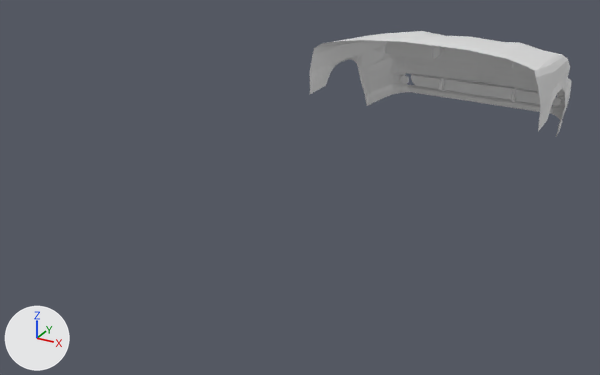
Before and after pictures for a commit that changed the Blender file volvo850r.blend.
The view is the same before and after, from a camera (50 mm lens) standing at (3.96, -9.02, 3.46) and looking at (-0.65, -0.64, -0.73). Arrows for +X, +Y and +Z are at lower left; the lights stay in place. The first picture is the older version.
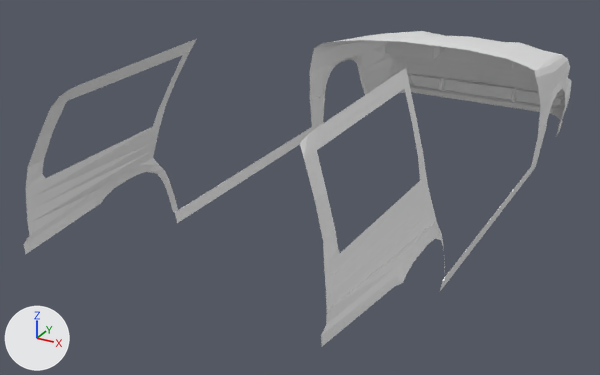
What differs and where, as boxes [x1, y1, x2, y2] in the pictures (600 x 375 px):
'Plane', reshaped (109% wider, 198% taller)
    before: [310, 31, 572, 136]
    after: [23, 31, 572, 346]
part 1 of me_plane_001, built on
    before: [318, 66, 548, 125]
    after: [23, 39, 548, 346]

The edits, one by one:
me_plane_001 is used by ob_plane; location (0.0, 3.286, 0.0).
me_plane_001 had 416 vertices, 315 faces and spanned x -1.71..0.0, y -1.74..1.36, z -0.99..0.55.
me_plane_001 now has 534 vertices, 405 faces and spans x -1.72..0.0, y -7.57..1.36, z -0.99..1.37.
Part 1, on me_plane_001:
6 faces are deleted.
2 vertices move from x -1.71, y -1.19..-1.16, z -0.28 to x -1.71, y -1.18..-1.15, z -0.28.
118 vertices are added at x -1.72..-1.11, y -7.57..1.24, z -0.94..1.37.
96 new faces join them.
